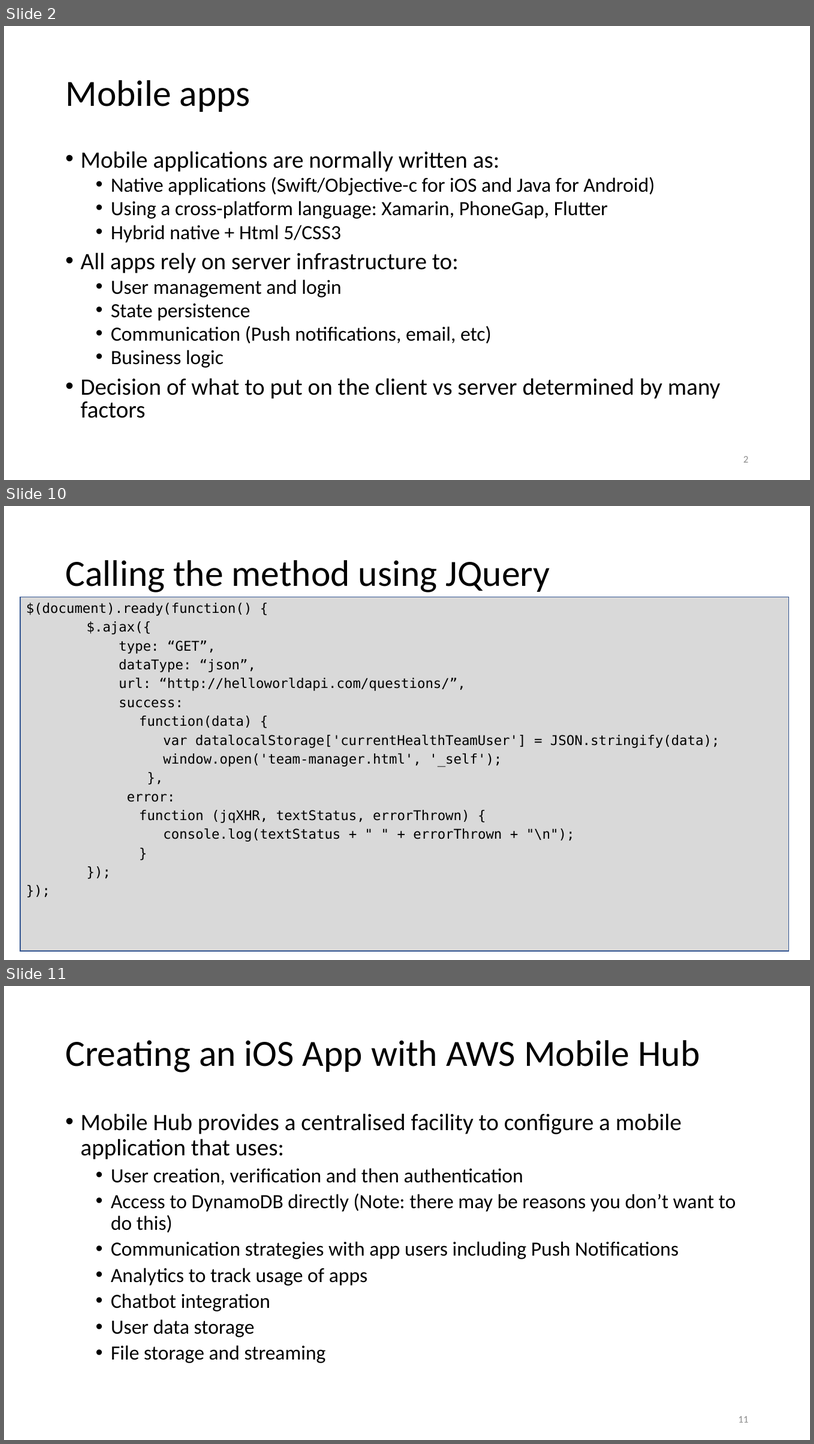
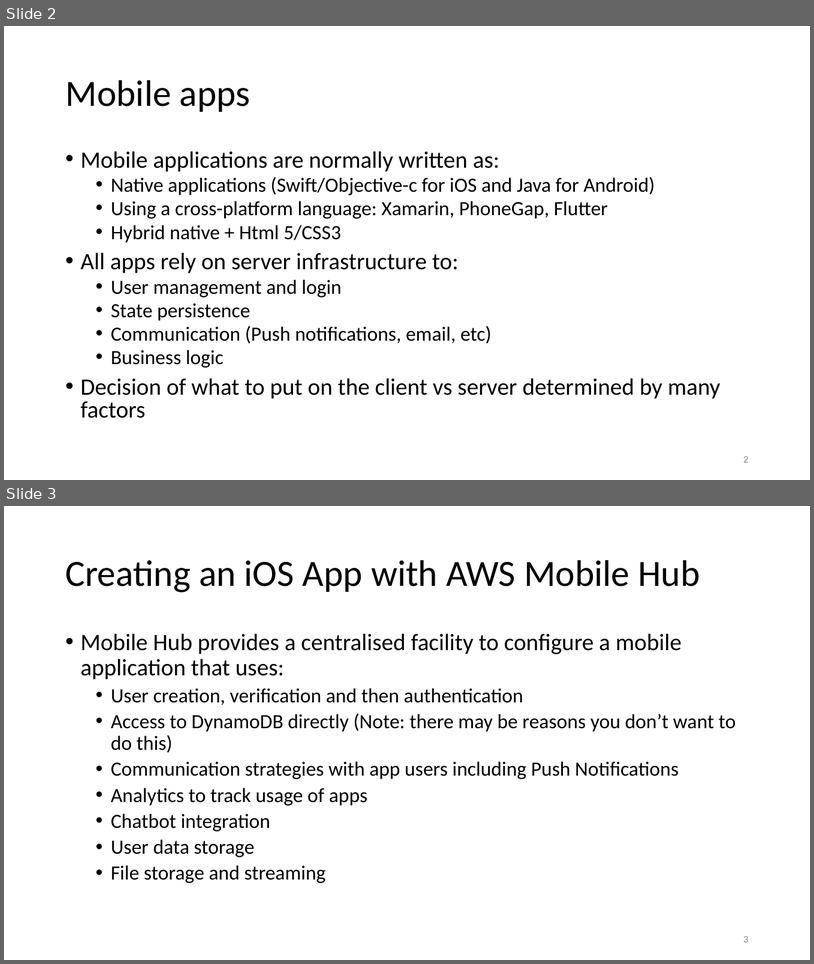
Before and after one commit to uwacsp/cits5503, a slide deck: Lectures/CITS5503EMobile.pptx. Shown one above the other, each under a label of ours: slides 2, 10 and 11 before the commit, slides 2 and 3 after it; the slides between them are not shown. The pictures are 814x1444 and 814x964 pixels, drawn with LibreOffice and Linux fonts; fonts in the diff are those of the drawing. Boxes give left, top, right and bottom in pixels: in the first picture for what was removed or moved away, otherwise in the second. Text is boxed around its words. In the diff, an @@ line names an element or a change of style, - is before the commit and + after.

```diff
--- a/Lectures/CITS5503EMobile.pptx
+++ b/Lectures/CITS5503EMobile.pptx
@@ slide 10 removed at (x1=4, y1=506, x2=810, y2=960), background #FFFFFF @@
@@ title removed at (x1=65, y1=560, x2=551, y2=592) @@
-Calling the method using JQuery
@@ rectangle removed at (x1=20, y1=597, x2=789, y2=951) @@
-$(document).ready(function() {
-$.ajax({
-type: “GET”,
-dataType: “json”,
-url: “http://helloworldapi.com/questions/”,
-success:
-function(data) {
-var datalocalStorage['currentHealthTeamUser'] = JSON.stringify(data);
-window.open('team-manager.html', '_self');
-},
-error:
-function (jqXHR, textStatus, errorThrown) {
-console.log(textStatus + " " + errorThrown + "\n");
-}
-});
-});
@@ what was slide 11 is now slide 3 @@
@@ page number at (x1=744, y1=936, x2=749, y2=942): text changed @@
-11
+3
```
Also in this commit, not shown: 13 other slides removed.
